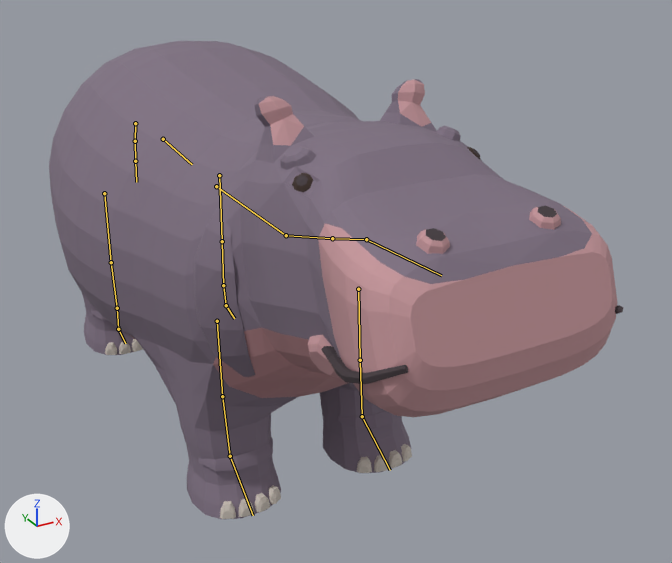
The glTF model creatures/experiments/boxmodel/abc/t7x/zoo/hippo/stage4/hippo.glb: old version first, new version second.
Before and after are seen from a 50 mm lens placed at (-1.44, -3.26, 2.28), pointed at (0.27, -0.15, 0.72). Arrows for +X, +Y and +Z are at lower left; the lights stay in place. The picture after the commit comes second. Both versions are drawn at frame 12 of the action 'attack'; the numbers are the values there. The bones that change, and the others that lie on the model, are drawn over the model as lines.

In view in the first picture: 'body', 'piece_brow', 'piece_cheek', 'piece_eye', 'piece_fold_leg', 'piece_fold_neck', 'piece_mouth', 'piece_nails', 'piece_nostril'.
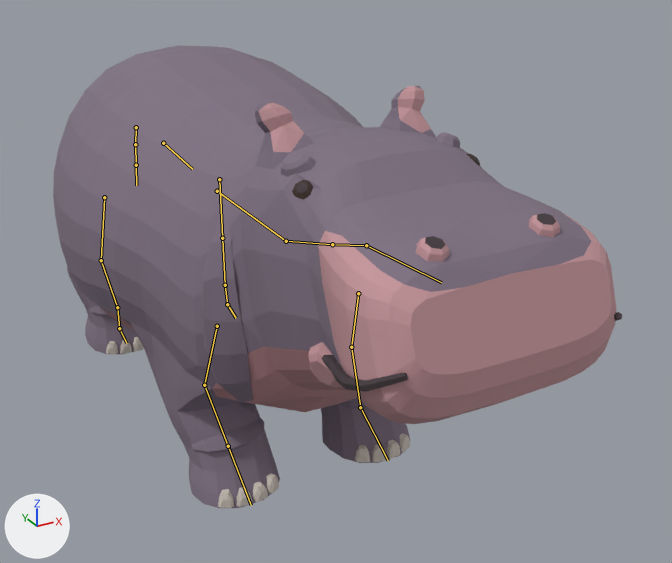
Pixel boxes [x1, y1, x2, y2] of what changed, in the pictures (672 x 563 px):
'body', posed
    before: [49, 41, 617, 519]
    after: [53, 45, 617, 508]
'piece_fold_neck', posed
    before: [193, 193, 255, 377]
    after: [202, 200, 253, 402]
'piece_nails', posed
    before: [105, 339, 412, 519]
    after: [106, 337, 410, 508]
'piece_mouth', posed
    before: [321, 305, 623, 384]
    after: [322, 312, 622, 392]
'piece_nostril', posed
    before: [416, 206, 561, 254]
    after: [416, 213, 560, 262]
'piece_brow', posed
    before: [280, 126, 461, 170]
    after: [281, 132, 460, 177]
'piece_cheek', posed
    before: [308, 335, 339, 378]
    after: [308, 342, 342, 388]
'piece_eye', posed
    before: [292, 147, 481, 192]
    after: [292, 153, 480, 199]
bone 'hips', root to tip
    before: (163, 139) to (192, 164)
    after: (163, 143) to (192, 169)
bone 'upperarm.L', root to tip
    before: (358, 289) to (360, 360)
    after: (358, 293) to (351, 347)
bone 'forearm.L', root to tip
    before: (360, 360) to (362, 416)
    after: (351, 347) to (360, 407)
bone 'hand.L', root to tip
    before: (362, 416) to (390, 470)
    after: (360, 407) to (388, 460)
bone 'upperarm.R', root to tip
    before: (217, 321) to (222, 396)
    after: (217, 326) to (204, 385)
bone 'forearm.R', root to tip
    before: (222, 396) to (230, 456)
    after: (204, 385) to (228, 446)
bone 'hand.R', root to tip
    before: (230, 456) to (253, 515)
    after: (228, 446) to (251, 505)
bone 'thigh.L', root to tip
    before: (219, 175) to (222, 241)
    after: (219, 179) to (222, 238)
bone 'shin.L', root to tip
    before: (222, 241) to (223, 285)
    after: (222, 238) to (225, 285)
bone 'foot.L', root to tip
    before: (223, 285) to (226, 305)
    after: (225, 285) to (227, 304)
bone 'thigh.R', root to tip
    before: (104, 193) to (111, 262)
    after: (104, 197) to (101, 260)
bone 'shin.R', root to tip
    before: (111, 262) to (117, 308)
    after: (101, 260) to (117, 307)
bone 'foot.R', root to tip
    before: (117, 308) to (118, 329)
    after: (117, 307) to (119, 328)

What the commit changed:
Bone 'hips' (bone_hips) moves from (0.0, -0.012, 0.0) to (0.0, -0.011, -0.021).
Bone 'upperarm.L' (bone_upperarm_l) turns from (4, 0, 0) to (-18, 1, 5) degrees about its own x, y and z.
Bone 'forearm.L' (bone_forearm_l) turns from (0, 0, 0) to (47, 5, -11) degrees about its own x, y and z.
Bone 'hand.L' (bone_hand_l) turns from (0, 0, 0) to (-25, 7, 3) degrees about its own x, y and z.
Bone 'upperarm.R' (bone_upperarm_r) turns from (4, 0, 0) to (-18, -1, -5) degrees about its own x, y and z.
Bone 'forearm.R' (bone_forearm_r) turns from (0, 0, 0) to (47, -5, 11) degrees about its own x, y and z.
Bone 'hand.R' (bone_hand_r) turns from (0, 0, 0) to (-25, -7, -3) degrees about its own x, y and z.
Bone 'thigh.L' (bone_thigh_l) turns from (-3, 0, 0) to (-15, 1, 5) degrees about its own x, y and z.
Bone 'shin.L' (bone_shin_l) turns from (0, 0, 0) to (32, 3, -12) degrees about its own x, y and z.
Bone 'foot.L' (bone_foot_l) turns from (0, 0, 0) to (-21, 3, 7) degrees about its own x, y and z.
Bone 'thigh.R' (bone_thigh_r) turns from (-3, 0, 0) to (-15, -1, -5) degrees about its own x, y and z.
Bone 'shin.R' (bone_shin_r) turns from (0, 0, 0) to (32, -3, 12) degrees about its own x, y and z.
Bone 'foot.R' (bone_foot_r) turns from (0, 0, 0) to (-21, -3, -7) degrees about its own x, y and z.
